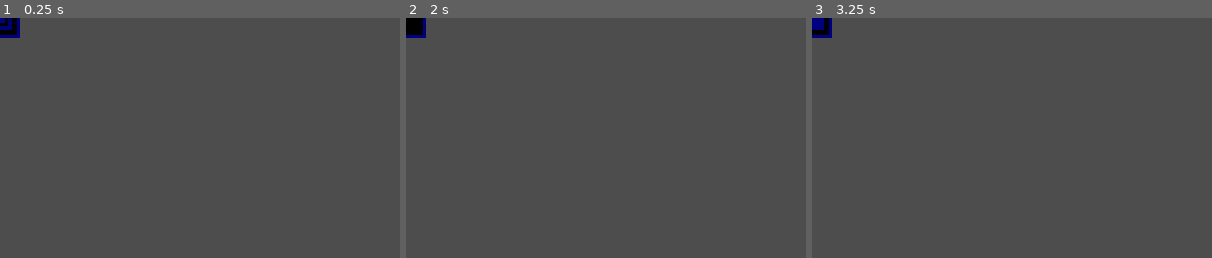
Above: before the commit, frames 1-3 (left to right).
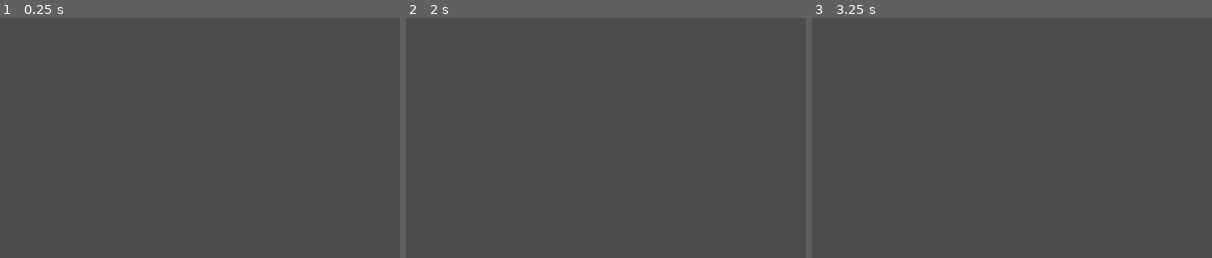
Above: after the commit, the same moments.

Repository: juxxon23/alien_arena_re
Game: Godot game, scene res://scenes/trap.tscn
The game is run twice, just before and just after one commit, with the same random seed, the same clock (stepped at 60 frames per second) and the same inputs. This scene is started directly instead of the project's main scene.
Inputs:
- Up to frame 1 (0.25 s): no input
- Up to frame 2 (2 s): tap Enter (ui_accept) at 0.5, 0.77, 1.25, 1.52 s; hold Right (ui_right) 0.53-1.28 s; tap Shift (add_time) at 0.6 s; hold Down (ui_down) from 1.28 s (still down); tap X (flush) at 1.35 s
- Up to frame 3 (3.25 s): tap Enter (ui_accept) at 2, 2.75, 3.02 s; release Down (ui_down) at 2.03 s; hold Right (ui_right) 2.03-2.78 s; tap Z (place) at 2.1 s; hold Up (ui_up) from 2.78 s (still down); tap Shift (add_time) at 2.85 s
The pictures show only the part of the screen within x 0-50%, y 0-50%; the shares and areas given below are measured in that part.

The runs differ from the first frame. In frame 1, 0.4% of the frame differs, in the area x 0-5%, y 0-9%; in frame 2, 0.4%; in frame 3, 0.4%.

Commit message:
Mine and Trap sprites

Diff:
--- a/scenes/mine.tscn
+++ b/scenes/mine.tscn
@@ -1,56 +1,58 @@
-[gd_scene load_steps=9 format=3 uid="uid://dpuibp8rsnyjj"]
+[gd_scene load_steps=11 format=3 uid="uid://dpuibp8rsnyjj"]
 
-[ext_resource type="Texture2D" uid="uid://250bjtvbbb6e" path="res://assets/mine.png" id="1_kqr42"]
 [ext_resource type="Script" uid="uid://w23v3ftf8vbt" path="res://src/mine.gd" id="1_yym1a"]
+[ext_resource type="Texture2D" uid="uid://cry8eex3nuvaj" path="res://assets/mine_sprites/m0.png" id="2_j4qwv"]
+[ext_resource type="Texture2D" uid="uid://ca02qk1i14o1b" path="res://assets/mine_sprites/m1.png" id="3_361d0"]
+[ext_resource type="Texture2D" uid="uid://dn1p1s6ssv8pd" path="res://assets/mine_sprites/m2.png" id="4_kxfpg"]
 
-[sub_resource type="AtlasTexture" id="AtlasTexture_yym1a"]
-atlas = ExtResource("1_kqr42")
-region = Rect2(0, 0, 10, 10)
+[sub_resource type="AtlasTexture" id="AtlasTexture_7f736"]
+atlas = ExtResource("2_j4qwv")
+region = Rect2(0, 0, 16, 16)
 
-[sub_resource type="AtlasTexture" id="AtlasTexture_m55k0"]
-atlas = ExtResource("1_kqr42")
-region = Rect2(10, 0, 10, 10)
+[sub_resource type="AtlasTexture" id="AtlasTexture_abhb0"]
+atlas = ExtResource("3_361d0")
+region = Rect2(0, 0, 16, 16)
 
-[sub_resource type="AtlasTexture" id="AtlasTexture_j4qwv"]
-atlas = ExtResource("1_kqr42")
-region = Rect2(20, 0, 10, 10)
+[sub_resource type="AtlasTexture" id="AtlasTexture_gcxd8"]
+atlas = ExtResource("4_kxfpg")
+region = Rect2(0, 0, 16, 16)
 
-[sub_resource type="AtlasTexture" id="AtlasTexture_361d0"]
-atlas = ExtResource("1_kqr42")
-region = Rect2(30, 0, 10, 10)
+[sub_resource type="AtlasTexture" id="AtlasTexture_u4wor"]
+atlas = ExtResource("3_361d0")
+region = Rect2(0, 0, 16, 16)
 
 [sub_resource type="SpriteFrames" id="SpriteFrames_kxfpg"]
 animations = [{
 "frames": [{
 "duration": 1.0,
-"texture": SubResource("AtlasTexture_yym1a")
+"texture": SubResource("AtlasTexture_7f736")
 }, {
 "duration": 1.0,
-"texture": SubResource("AtlasTexture_m55k0")
+"texture": SubResource("AtlasTexture_abhb0")
 }, {
 "duration": 1.0,
-"texture": SubResource("AtlasTexture_j4qwv")
+"texture": SubResource("AtlasTexture_gcxd8")
 }, {
 "duration": 1.0,
-"texture": SubResource("AtlasTexture_361d0")
+"texture": SubResource("AtlasTexture_u4wor")
 }],
 "loop": true,
 "name": &"mine",
-"speed": 10.0
+"speed": 4.0
 }]
 
 [sub_resource type="RectangleShape2D" id="RectangleShape2D_7f736"]
+size = Vector2(12, 10)
 
 [node name="Mine" type="Area2D"]
-scale = Vector2(6, 6)
 script = ExtResource("1_yym1a")
 
 [node name="AnimatedSprite2D" type="AnimatedSprite2D" parent="."]
 sprite_frames = SubResource("SpriteFrames_kxfpg")
 animation = &"mine"
-frame_progress = 0.216977
 
 [node name="CollisionShape2D" type="CollisionShape2D" parent="."]
+position = Vector2(0, -2.5)
 scale = Vector2(0.5, 0.5)
 shape = SubResource("RectangleShape2D_7f736")
 
--- a/scenes/trap.tscn
+++ b/scenes/trap.tscn
@@ -1,56 +1,76 @@
-[gd_scene load_steps=9 format=3 uid="uid://dnqt0355d20nb"]
+[gd_scene load_steps=16 format=3 uid="uid://dnqt0355d20nb"]
 
 [ext_resource type="Script" uid="uid://ucxml0ufhrg3" path="res://src/trap.gd" id="1_62q8x"]
-[ext_resource type="Texture2D" uid="uid://bgmtrxrwjhx3m" path="res://assets/trap.png" id="2_62q8x"]
+[ext_resource type="Texture2D" uid="uid://tis5t4msadjs" path="res://assets/trap_sprites/t2.png" id="2_btw44"]
+[ext_resource type="Texture2D" uid="uid://da12u48rao7fb" path="res://assets/trap_sprites/t1.png" id="3_jl22o"]
+[ext_resource type="Texture2D" uid="uid://t83513nu6tdw" path="res://assets/trap_sprites/t0.png" id="4_fp550"]
+[ext_resource type="Texture2D" uid="uid://dwjdoc7l6h4pp" path="res://assets/trap_sprites/ti2.png" id="5_1ywii"]
+[ext_resource type="Texture2D" uid="uid://d0pgwow3tco4c" path="res://assets/trap_sprites/ti1.png" id="6_2uf36"]
+[ext_resource type="Texture2D" uid="uid://covd7nfx6c6mp" path="res://assets/trap_sprites/ti0.png" id="7_crw1k"]
 
-[sub_resource type="AtlasTexture" id="AtlasTexture_aucmg"]
-atlas = ExtResource("2_62q8x")
-region = Rect2(0, 0, 10, 10)
+[sub_resource type="AtlasTexture" id="AtlasTexture_ndv66"]
+atlas = ExtResource("2_btw44")
+region = Rect2(0, 0, 16, 16)
 
-[sub_resource type="AtlasTexture" id="AtlasTexture_tk2q1"]
-atlas = ExtResource("2_62q8x")
-region = Rect2(10, 0, 10, 10)
+[sub_resource type="AtlasTexture" id="AtlasTexture_ei7bc"]
+atlas = ExtResource("3_jl22o")
+region = Rect2(0, 0, 16, 16)
 
-[sub_resource type="AtlasTexture" id="AtlasTexture_1sb0t"]
-atlas = ExtResource("2_62q8x")
-region = Rect2(20, 0, 10, 10)
+[sub_resource type="AtlasTexture" id="AtlasTexture_d13lj"]
+atlas = ExtResource("4_fp550")
+region = Rect2(0, 0, 16, 16)
 
-[sub_resource type="AtlasTexture" id="AtlasTexture_7s8xa"]
-atlas = ExtResource("2_62q8x")
-region = Rect2(30, 0, 10, 10)
+[sub_resource type="AtlasTexture" id="AtlasTexture_xdkrm"]
+atlas = ExtResource("5_1ywii")
+region = Rect2(0, 0, 16, 16)
+
+[sub_resource type="AtlasTexture" id="AtlasTexture_l8kqf"]
+atlas = ExtResource("6_2uf36")
+region = Rect2(0, 0, 16, 16)
+
+[sub_resource type="AtlasTexture" id="AtlasTexture_0kulo"]
+atlas = ExtResource("7_crw1k")
+region = Rect2(0, 0, 16, 16)
 
 [sub_resource type="SpriteFrames" id="SpriteFrames_btw44"]
 animations = [{
 "frames": [{
 "duration": 1.0,
-"texture": SubResource("AtlasTexture_aucmg")
+"texture": SubResource("AtlasTexture_ndv66")
 }, {
 "duration": 1.0,
-"texture": SubResource("AtlasTexture_tk2q1")
+"texture": SubResource("AtlasTexture_ei7bc")
 }, {
 "duration": 1.0,
-"texture": SubResource("AtlasTexture_1sb0t")
+"texture": SubResource("AtlasTexture_d13lj")
 }, {
 "duration": 1.0,
-"texture": SubResource("AtlasTexture_7s8xa")
+"texture": SubResource("AtlasTexture_xdkrm")
+}, {
+"duration": 1.0,
+"texture": SubResource("AtlasTexture_l8kqf")
+}, {
+"duration": 1.0,
+"texture": SubResource("AtlasTexture_0kulo")
 }],
 "loop": true,
 "name": &"trap",
-"speed": 10.0
+"speed": 4.0
 }]
 
 [sub_resource type="RectangleShape2D" id="RectangleShape2D_jl22o"]
+size = Vector2(12, 10)
 
 [node name="Trap" type="Area2D"]
-scale = Vector2(6, 6)
 script = ExtResource("1_62q8x")
 
 [node name="AnimatedSprite2D" type="AnimatedSprite2D" parent="."]
+position = Vector2(0, 3)
 sprite_frames = SubResource("SpriteFrames_btw44")
 animation = &"trap"
-frame_progress = 0.796673
 
 [node name="CollisionShape2D" type="CollisionShape2D" parent="."]
+position = Vector2(0, 0.5)
 scale = Vector2(0.5, 0.5)
 shape = SubResource("RectangleShape2D_jl22o")
 
Binary file added: assets/mine_sprites/m0.png
Not shown, added: assets/mine_sprites/m0.png.import
Binary file added: assets/mine_sprites/m1.png
Not shown, added: assets/mine_sprites/m1.png.import
Binary file added: assets/mine_sprites/m2.png
Not shown, added: assets/mine_sprites/m2.png.import
Binary file added: assets/trap_sprites/t0.png
Not shown, added: assets/trap_sprites/t0.png.import
Binary file added: assets/trap_sprites/t1.png
Not shown, added: assets/trap_sprites/t1.png.import
Binary file added: assets/trap_sprites/t2.png
Not shown, added: assets/trap_sprites/t2.png.import
(and 6 more such lines)
